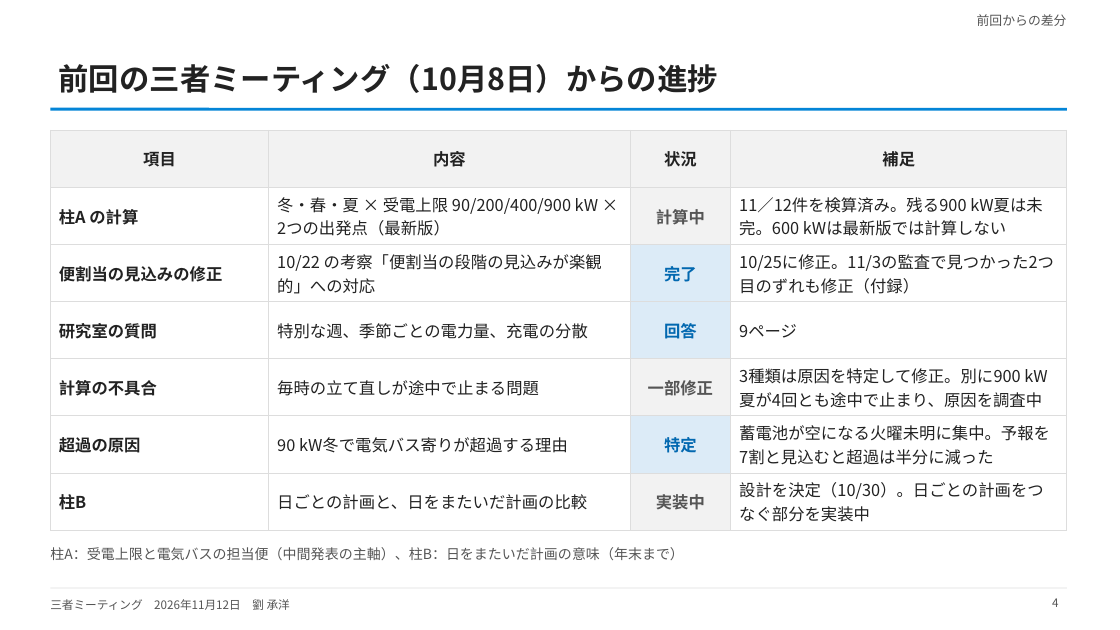
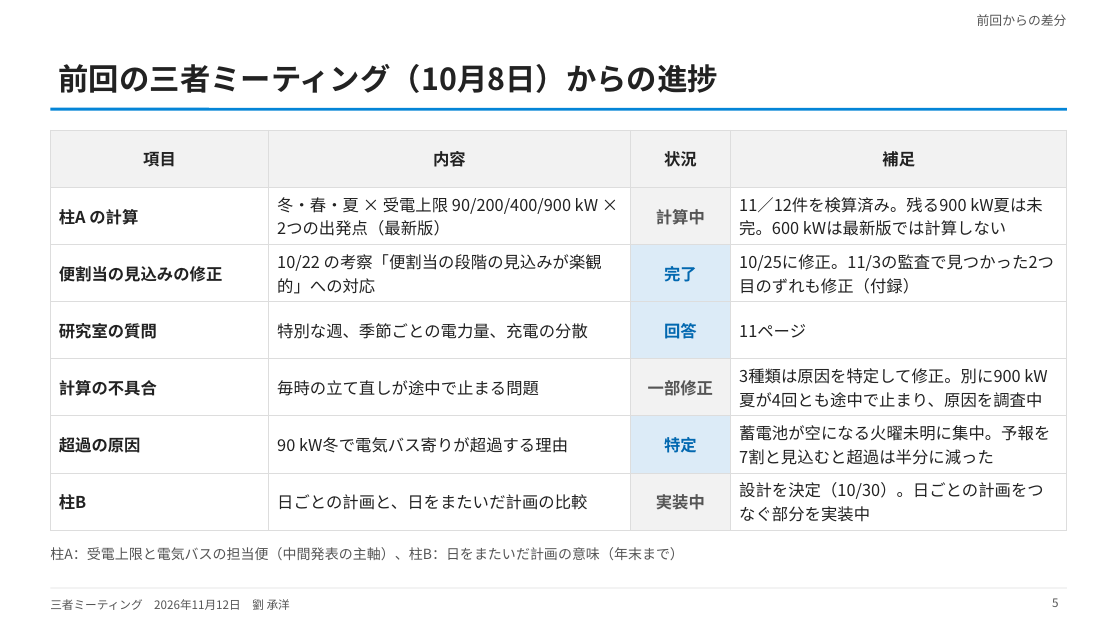
Before and after one commit to CYLIU2003/master-course, a slide deck: slide 5 of outcome/2026-11-12_three_party/three_party_20261112.pptx (slide 4 before the commit). Drawn at 1120x630 pixels with LibreOffice and Linux fonts; fonts in the diff are those of the drawing. Boxes give left, top, right and bottom in pixels: in the first picture for what was removed or moved away, otherwise in the second. Text is boxed around its words. In the diff, an @@ line names an element or a change of style, - is before the commit and + after.

```diff
--- a/outcome/2026-11-12_three_party/three_party_20261112.pptx
+++ b/outcome/2026-11-12_three_party/three_party_20261112.pptx
@@ table at (x1=50, y1=130, x2=1067, y2=526) @@
-row 4, column 4: 9ページ
+row 4, column 4: 11ページ
@@ page number at (x1=1052, y1=598, x2=1058, y2=607): text changed @@
-4
+5
```
Also in this commit, not shown: 1 slide added, 5 other files.
